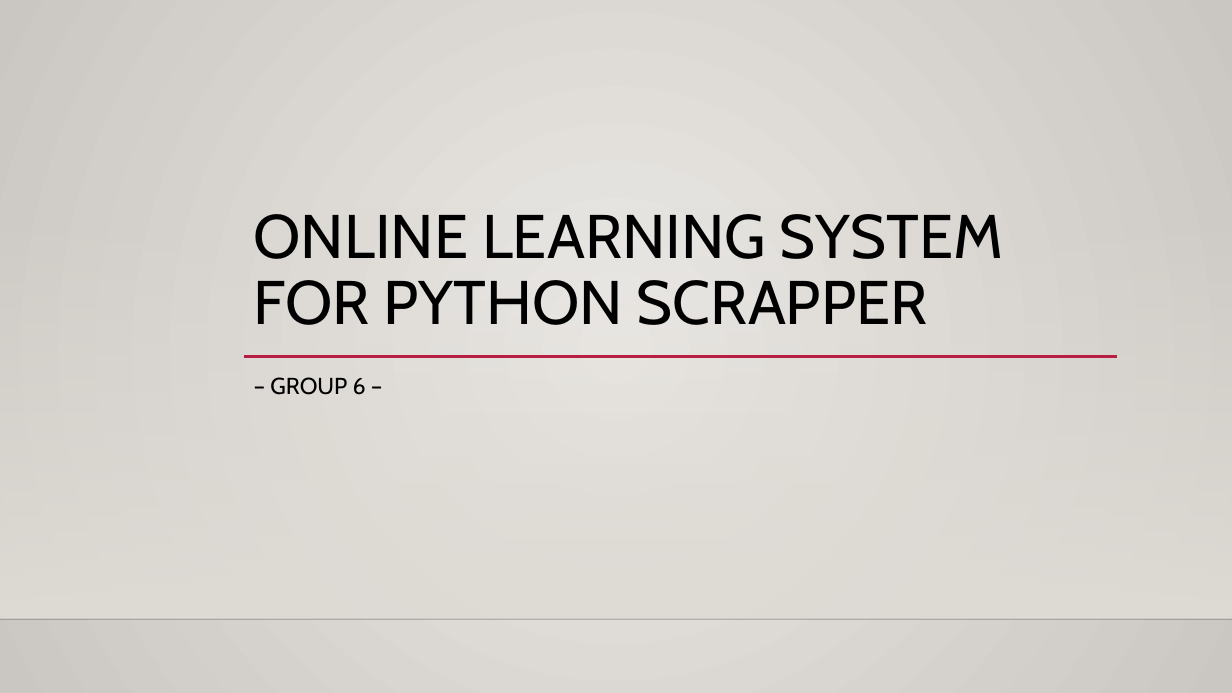
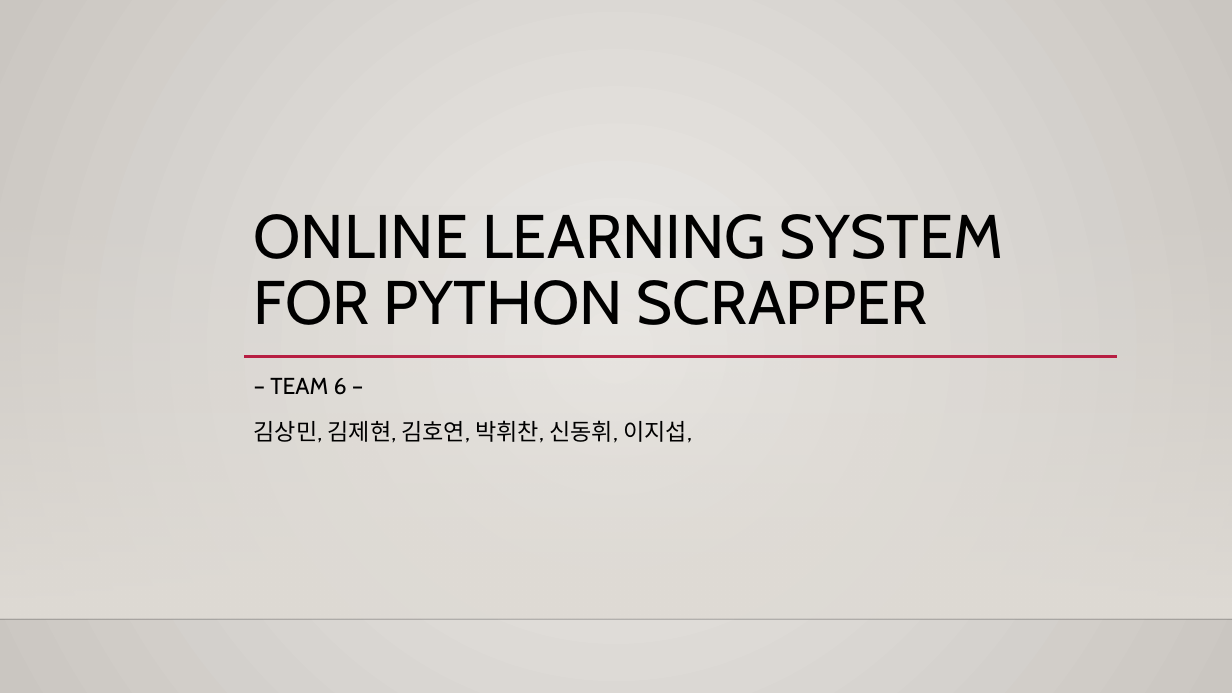
Before and after one commit to skkuse/2022spring_41class_team6, a slide deck: slide 1 of doc/Online Learning System.pptx. Drawn at 1232x693 pixels with LibreOffice and Linux fonts; fonts in the diff are those of the drawing; background and template pictures are left out. Boxes give left, top, right and bottom in pixels: in the first picture for what was removed or moved away, otherwise in the second. Text is boxed around its words. In the diff, an @@ line names an element or a change of style, - is before the commit and + after.

```diff
--- a/doc/Online Learning System.pptx
+++ b/doc/Online Learning System.pptx
@@ subtitle at (254, 378, 692, 443): text changed @@
-– GROUP 6 –
+– TEAM 6 –
+김상민, 김제현, 김호연, 박휘찬, 신동휘, 이지섭,
```
Also in this commit, not shown: 6 other slides changed, 2 slides added.
